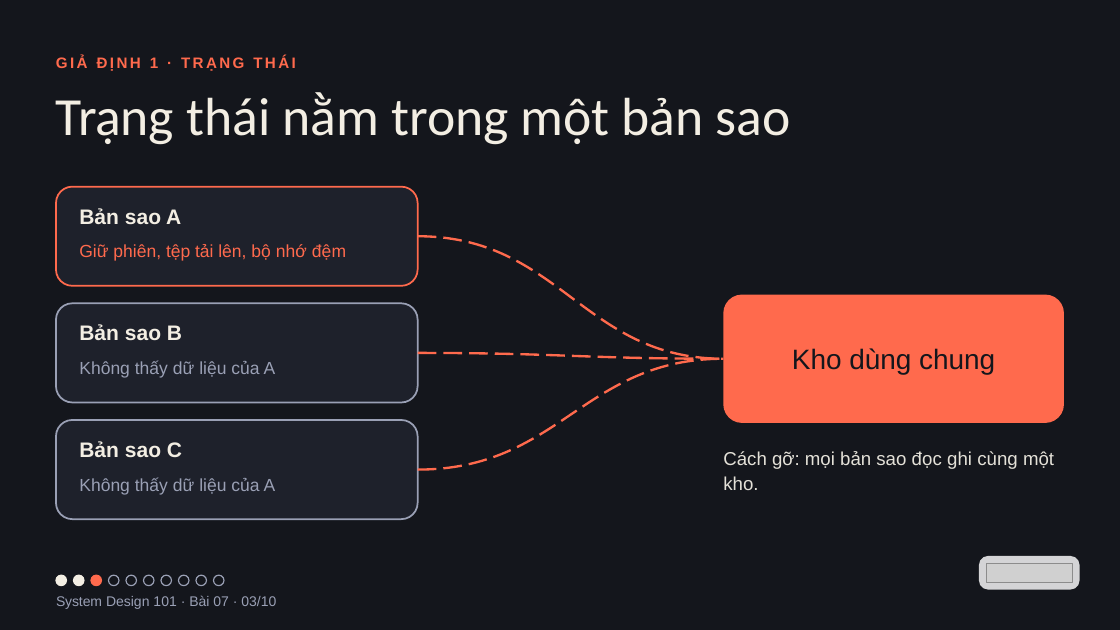
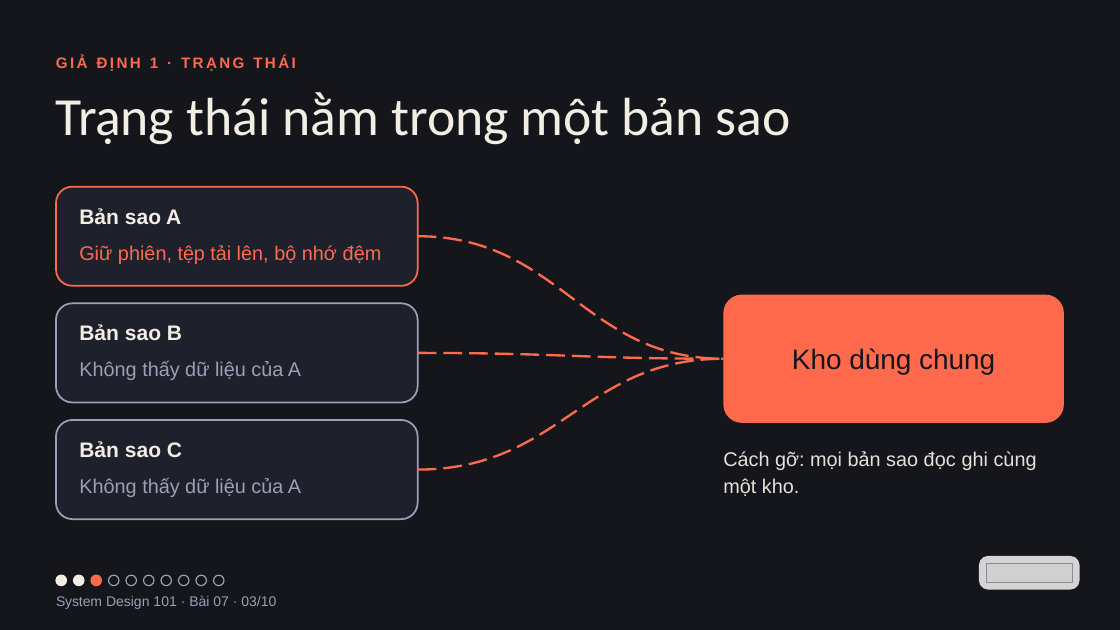
Before and after one commit to vohoailinh90/tool-marketing-studio, a slide deck: slide 3 of system-design-101/vi/lessons/sd-13-007/slides/sd-13-007.pptx. Drawn at 1120x630 pixels with LibreOffice and Linux fonts; fonts in the diff are those of the drawing; grey boxes stand for pictures. Boxes give left, top, right and bottom in pixels: in the first picture for what was removed or moved away, otherwise in the second. Text is boxed around its words. In the diff, an @@ line names an element or a change of style, - is before the commit and + after.

```diff
--- a/system-design-101/vi/lessons/sd-13-007/slides/sd-13-007.pptx
+++ b/system-design-101/vi/lessons/sd-13-007/slides/sd-13-007.pptx
@@ text "Giữ phiên, tệp tải lên, ..." at box(79, 245, 382, 264): size 22.5 to 25.5 pt; letter spacing 0 to -0.1 pt in "bộ" @@
@@ text "Không thấy dữ liệu của ..." at box(79, 361, 301, 380): size 22.5 to 25.5 pt; letter spacing 0.1 to 0 pt in "dữ A" @@
@@ text "Cách gỡ: mọi bản sao ..." at box(723, 451, 1037, 496): size 24 to 25.5 pt; letter spacing 0 to -0.1 pt in "một"; line spacing 32.4pt to 34.4pt @@
@@ text "Không thấy dữ liệu của ..." at box(79, 478, 301, 497): size 22.5 to 25.5 pt; letter spacing 0.1 to 0 pt in "dữ A" @@
```
Also in this commit, not shown: 4 other slides changed, 4 other files.
